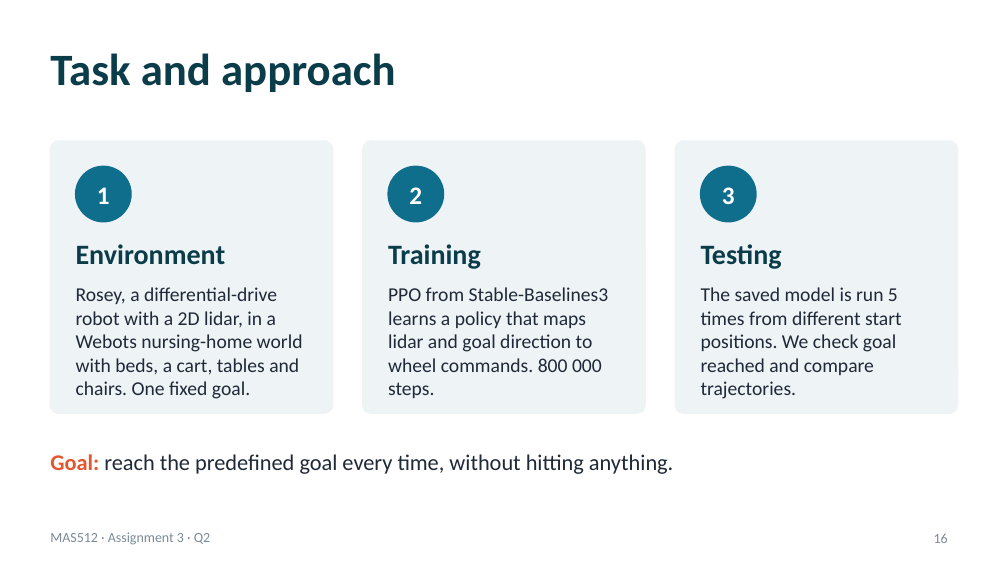
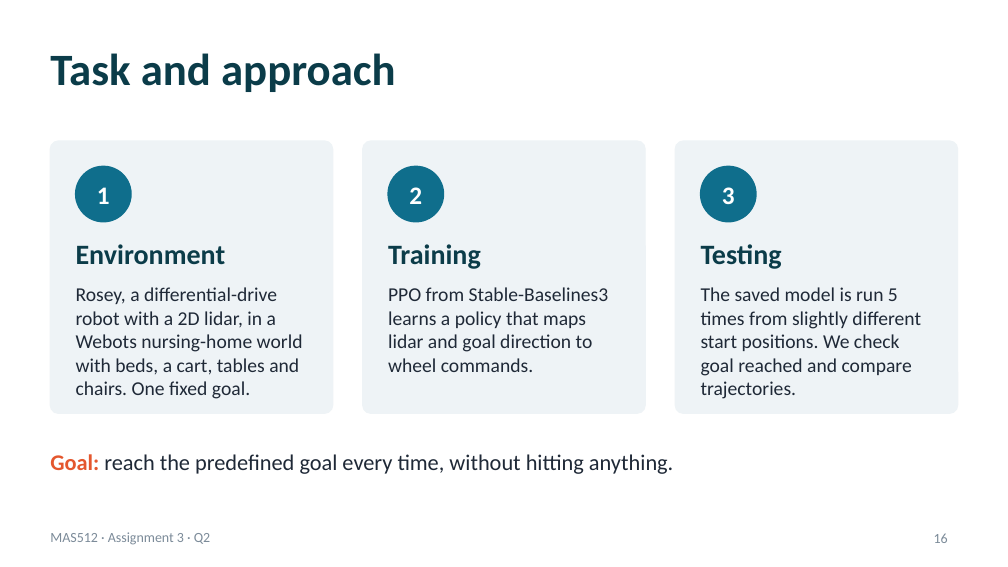
Before and after one commit to AreGundersen/MAS512, a slide deck: slide 16 of Assignment 3/MAS512_assignment3_gr5.pptx. Drawn at 1008x567 pixels with LibreOffice and Linux fonts; fonts in the diff are those of the drawing. Boxes give left, top, right and bottom in pixels: in the first picture for what was removed or moved away, otherwise in the second. Text is boxed around its words. In the diff, an @@ line names an element or a change of style, - is before the commit and + after.

```diff
--- a/Assignment 3/MAS512_assignment3_gr5.pptx
+++ b/Assignment 3/MAS512_assignment3_gr5.pptx
@@ text at [388,287,609,372]: text changed @@
-PPO from Stable-Baselines3 learns a policy that maps lidar and goal direction to wheel commands. 800 000 steps.
+PPO from Stable-Baselines3 learns a policy that maps lidar and goal direction to wheel commands.
@@ text at [701,287,921,399]: text changed @@
-The saved model is run 5 times from different start positions. We check goal reached and compare trajectories.
+The saved model is run 5 times from slightly different start positions. We check goal reached and compare trajectories.
```
Also in this commit, not shown: 6 other slides changed, 1 slide removed, 33 other files.
